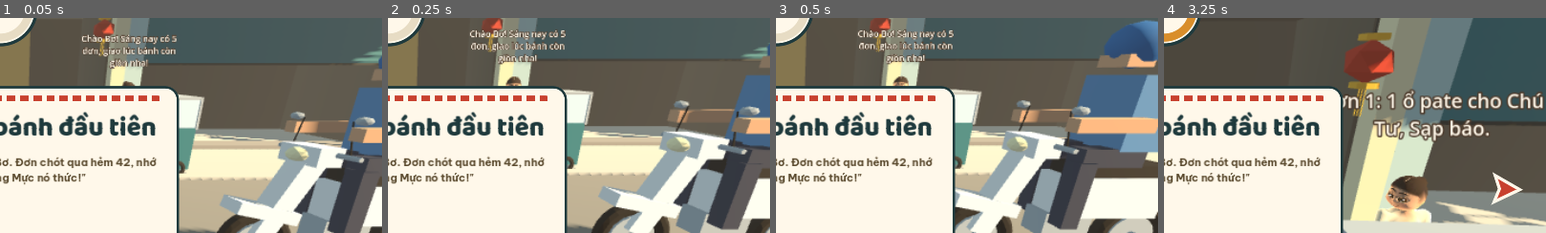
Above: before the commit, frames 1-4 (left to right).
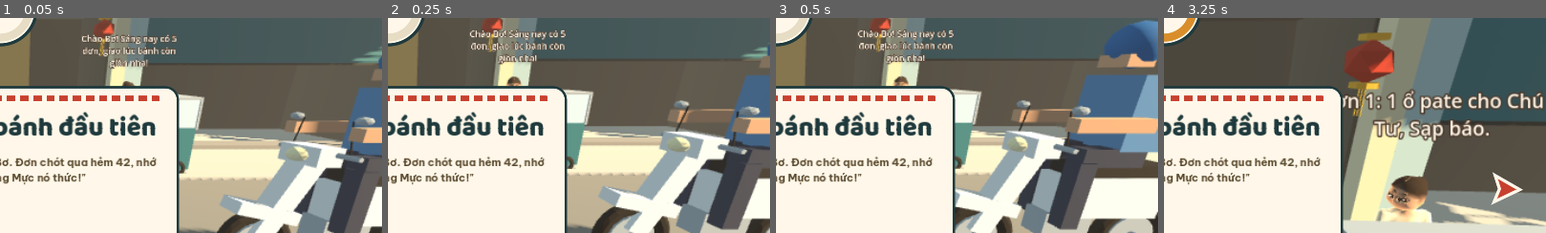
Above: after the commit, the same moments.

Repository: sangdaden/meo-giao-banh-mi
Game: Godot game, scene res://scenes/main.tscn
Two runs of this game, one before a commit and one after it. Both use one fixed random seed, a clock stepped at 60 frames per second and the inputs below. This scene is started directly instead of the project's main scene.
Inputs (mouse positions are % of the whole screen's width and height, from its top left):
- Up to frame 1 (0.05 s): no input
- Up to frame 2 (0.25 s): no input
- Up to frame 3 (0.5 s): no input
- Up to frame 4 (3.25 s): tap Enter (ui_accept) at 0.5 s; move the mouse to (55, 50) at 0.52 s; hold W (move_forward) from 0.53 s (still down); tap Ctrl (crouch) at 0.6 s; click (55, 50) at 0.67 s; tap Space (jump) at 0.77, 1.07, 1.52, 1.82, 3.02 s; move the mouse to (45, 50) at 1.27 s; tap E (deliver) at 1.35 s; move the mouse to (52, 48) at 2.02 s; tap Alt (sneak) at 2.1 s; move the mouse to (49, 52) at 2.77 s; tap Shift (sprint) at 2.85 s; click (49, 52) at 2.92 s
The pictures show only the part of the screen within x 50-100%, y 13-63%; the shares and areas given below are measured in that part.

The runs differ from the first frame. In frame 1, less than 0.1% of the frame differs, in the area x 33-36%, y 29-32%; in frame 2, less than 0.1%; in frame 3, less than 0.1%; in frame 4, 0.2%, in the area x 56-71%, y 73-96%.

Commit message:
Bản web: giữ LOD cho người dân, vẽ tới 30 m
Bản sao đổi màu đỉnh sang sRGB (Compatibility) làm mất các mức LOD Godot sinh lúc nhập,
nên người ở xa vẫn vẽ đủ tam giác và góc ngã tư vượt ngân sách 400k. Dựng lại LOD bằng
ImporterMesh, lod_bias 0,5, visibility_range_end 30 m.

Co-Authored-By: Claude Opus 5.5 (1M context) <noreply@anthropic.com>
Claude-Session: https://claude.ai/code/session_01DuZoV1DC7GPZrcbGqtDxQp

Diff:
--- a/scripts/nguoi.gd
+++ b/scripts/nguoi.gd
@@ -182,7 +182,8 @@
 
 ## Vật liệu theo style guide D: da/vải mờ (màu ở màu đỉnh), tròng mắt bóng, đốm sáng luôn trắng.
 func _apply_style(mi: MeshInstance3D) -> void:
-	mi.visibility_range_end = 40.0  # xa hơn thì nhà che hết, khỏi vẽ
+	mi.visibility_range_end = 30.0  # xa hơn chỉ còn vài điểm ảnh, khỏi vẽ
+	mi.lod_bias = 0.5  # đổi sang mức LOD thấp sớm hơn (người nhỏ trong khung)
 	if RenderingServer.get_rendering_device() == null:
 		if not _srgb_meshes.has(id):
 			_srgb_meshes[id] = _srgb_copy(mi.mesh)
@@ -218,14 +219,15 @@
 
 
 ## Bản web (Compatibility) không đổi màu đỉnh linear sang sRGB như Forward+ (giống Bơ trong player.gd).
+## Bản sao dựng lại các mức LOD (không có thì người ở xa vẫn vẽ đủ ~3,8k tam giác).
 static func _srgb_copy(src: ArrayMesh) -> ArrayMesh:
-	var dst := ArrayMesh.new()
+	var im := ImporterMesh.new()
 	for i in src.get_surface_count():
 		var arrays := src.surface_get_arrays(i)
 		var cols: PackedColorArray = arrays[Mesh.ARRAY_COLOR]
 		for k in cols.size():
 			cols[k] = cols[k].linear_to_srgb()
 		arrays[Mesh.ARRAY_COLOR] = cols
-		dst.add_surface_from_arrays(src.surface_get_primitive_type(i), arrays, [], {}, src.surface_get_format(i) & Mesh.ARRAY_FLAG_USE_8_BONE_WEIGHTS)
-		dst.surface_set_material(i, src.surface_get_material(i))
-	return dst
+		im.add_surface(src.surface_get_primitive_type(i), arrays, [], {}, src.surface_get_material(i), "", src.surface_get_format(i) & Mesh.ARRAY_FLAG_USE_8_BONE_WEIGHTS)
+	im.generate_lods(25.0, 60.0, [])
+	return im.get_mesh()
